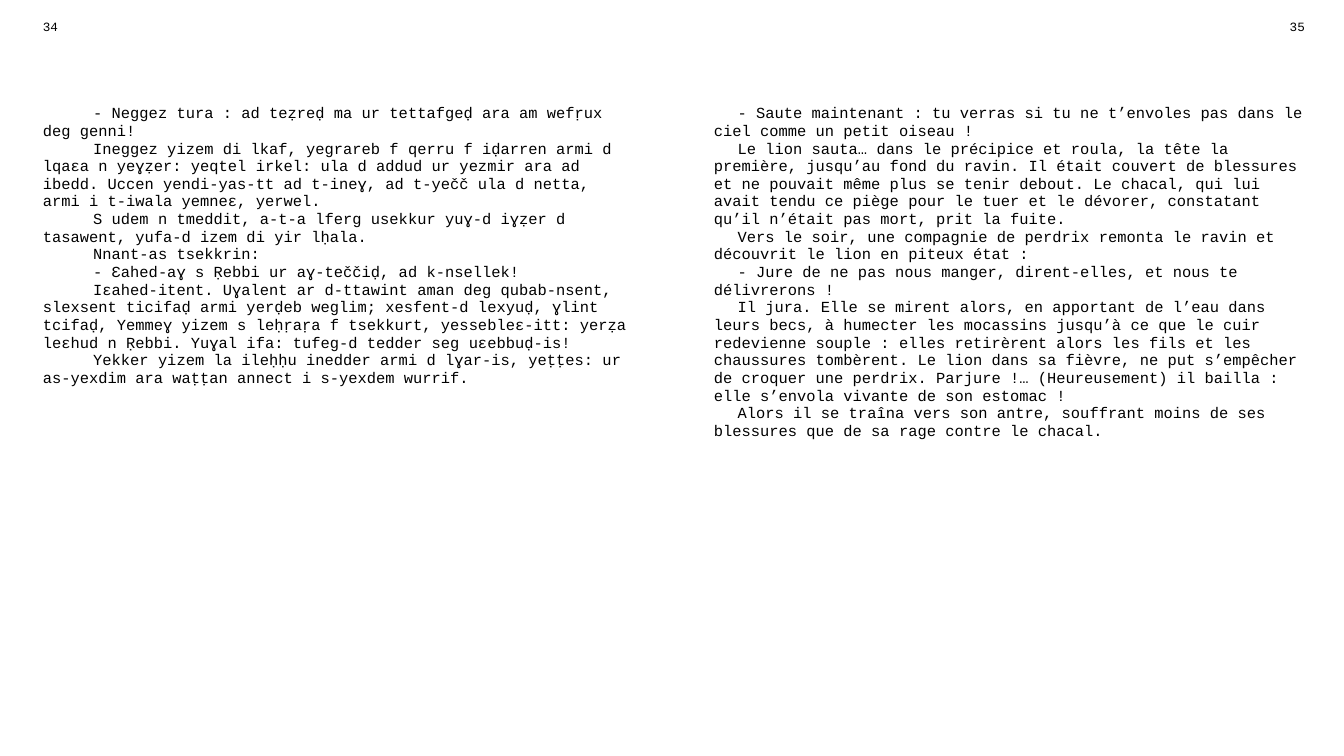
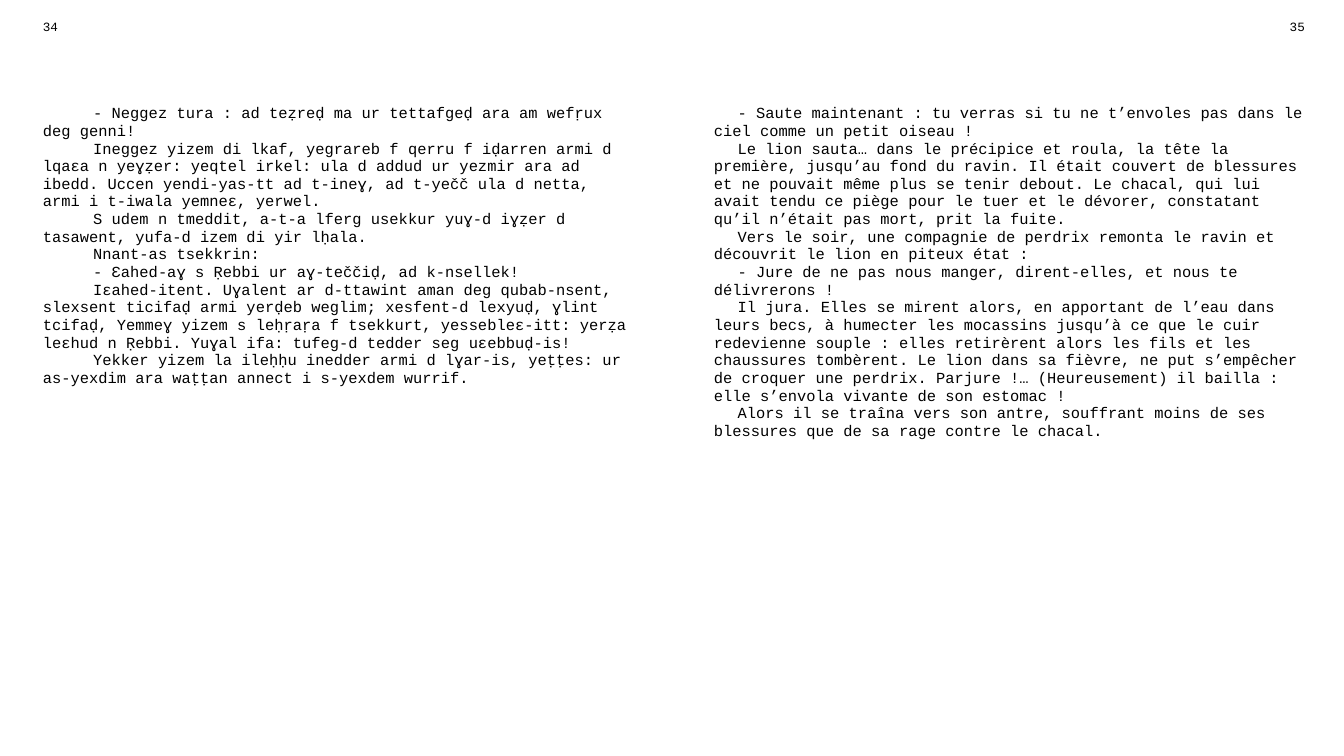
Before and after one commit to sferhah/tamacahut_n_wuccen, a slide deck: slide 12 of Uccen.ConsoleApp/uccen.pptx. Drawn at 1344x756 pixels with LibreOffice and Linux fonts; fonts in the diff are those of the drawing. Boxes give left, top, right and bottom in pixels: in the first picture for what was removed or moved away, otherwise in the second. Text is boxed around its words. In the diff, an @@ line names an element or a change of style, - is before the commit and + after.

```diff
--- a/Uccen.ConsoleApp/uccen.pptx
+++ b/Uccen.ConsoleApp/uccen.pptx
@@ table at bbox=[32, 16, 1315, 729] @@
-row 3, column 3: - Saute maintenant : tu verras si tu ne t’envoles pas dans le ciel comme un petit oiseau ! / Le lion sauta… dans le précipice et roula, la tête la première, jusqu’au fond du ravin. Il était couvert de blessures et ne pouvait même plus se tenir debout. Le chacal, qui lui avait tendu ce piège pour le tuer et le dévorer, constatant qu’il n’était pas mort, prit la fuite. / Vers le soir, une compagnie de perdrix remonta le ravin et découvrit le lion en piteux état : / - Jure de ne pas nous manger, dirent-elles, et nous te délivrerons ! / Il jura. Elle se mirent alors, en apportant de l’eau dans leurs becs, à humecter les mocassins jusqu’à ce que le cuir redevienne souple : elles retirèrent alors les fils et les chaussures tombèrent. Le lion dans sa fièvre, ne put s’empêcher de croquer une perdrix. Parjure !… (Heureusement) il bailla : elle s’envola vivante de son estomac ! / Alors il se traîna vers son antre, souffrant moins de ses blessures que de sa rage contre le chacal.
+row 3, column 3: - Saute maintenant : tu verras si tu ne t’envoles pas dans le ciel comme un petit oiseau ! / Le lion sauta… dans le précipice et roula, la tête la première, jusqu’au fond du ravin. Il était couvert de blessures et ne pouvait même plus se tenir debout. Le chacal, qui lui avait tendu ce piège pour le tuer et le dévorer, constatant qu’il n’était pas mort, prit la fuite. / Vers le soir, une compagnie de perdrix remonta le ravin et découvrit le lion en piteux état : / - Jure de ne pas nous manger, dirent-elles, et nous te délivrerons ! / Il jura. Elles se mirent alors, en apportant de l’eau dans leurs becs, à humecter les mocassins jusqu’à ce que le cuir redevienne souple : elles retirèrent alors les fils et les chaussures tombèrent. Le lion dans sa fièvre, ne put s’empêcher de croquer une perdrix. Parjure !… (Heureusement) il bailla : elle s’envola vivante de son estomac ! / Alors il se traîna vers son antre, souffrant moins de ses blessures que de sa rage contre le chacal.
```
Also in this commit, not shown: 9 other slides changed, 1 other file.
